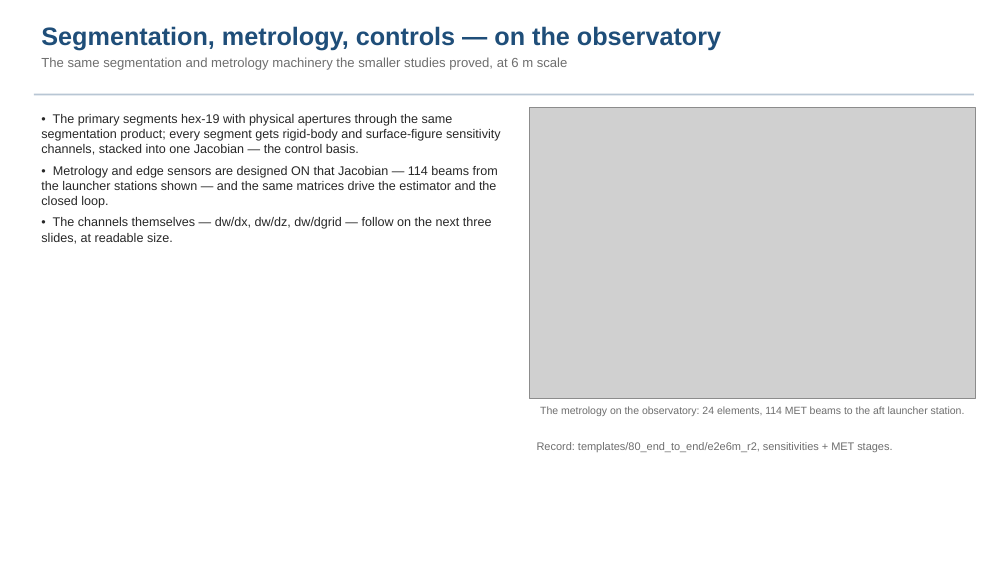
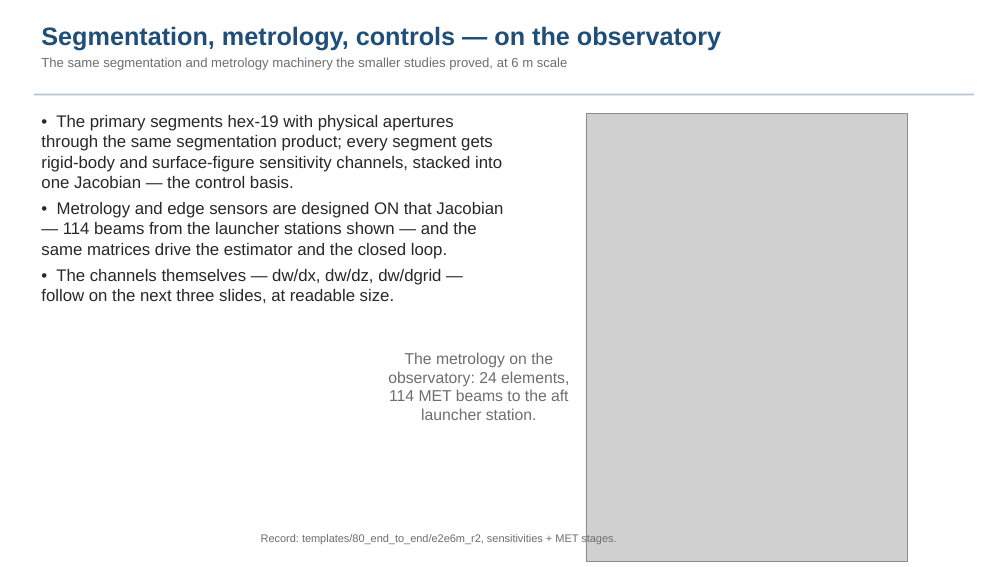
Before and after one commit to nasa-jpl/macos, a slide deck: slide 21 of demo_session/baseline_pass3.pptx. Drawn at 1008x567 pixels with LibreOffice and Linux fonts; fonts in the diff are those of the drawing; grey boxes stand for pictures. Boxes give left, top, right and bottom in pixels: in the first picture for what was removed or moved away, otherwise in the second. Text is boxed around its words. In the diff, an @@ line names an element or a change of style, - is before the commit and + after.

```diff
--- a/demo_session/baseline_pass3.pptx
+++ b/demo_session/baseline_pass3.pptx
@@ text "• The primary segments hex-19 ..." at [41,115,503,303]: size 12 to 16 pt @@
@@ picture: place and size @@
-picture at [529,107,975,399]
+picture at [586,113,907,561]
@@ text "The metrology on the observatory: ...": place and size @@
-text "The metrology on the observatory: ..." at [540,406,965,416]
+text "The metrology on the observatory: ..." at [388,352,569,420]
@@ text "The metrology on the observatory: ..." at [388,352,569,420]: size 10 to 15 pt @@
@@ text "Record: templates/80_end_to_end/e2e6m_r2, sensitivities + ME ...": place and size @@
-text "Record: templates/80_end_to_end/e2e6m_r2, sensitivities + ME ..." at [537,442,892,452]
+text "Record: templates/80_end_to_end/e2e6m_r2, sensitivities + ME ..." at [261,533,616,544]
```
Also in this commit, not shown: 4 other slides changed, 5 other files.
